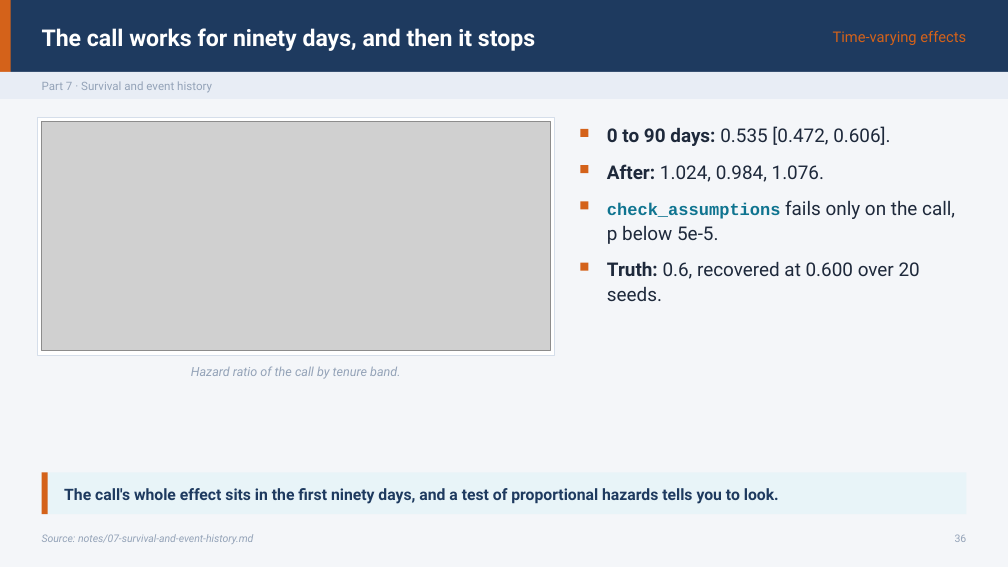
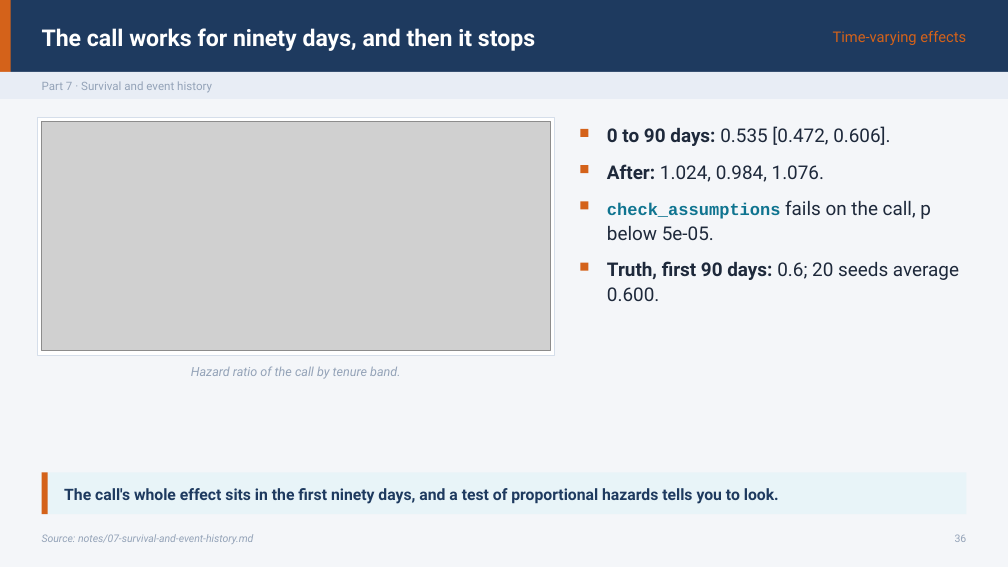
Before and after one commit to ramseywise/learn-ai-engineering, a slide deck: slide 36 of data-analytics/06-applied-analyses/slides/applied-analyses.pptx. Drawn at 1008x567 pixels with LibreOffice and Linux fonts; fonts in the diff are those of the drawing; grey boxes stand for pictures. Boxes give left, top, right and bottom in pixels: in the first picture for what was removed or moved away, otherwise in the second. Text is boxed around its words. In the diff, an @@ line names an element or a change of style, - is before the commit and + after.

```diff
--- a/data-analytics/06-applied-analyses/slides/applied-analyses.pptx
+++ b/data-analytics/06-applied-analyses/slides/applied-analyses.pptx
@@ text at <box>607,200,931,240</box>: text changed @@
-check_assumptions fails only on the call, p below 5e-5.
+check_assumptions fails on the call, p below 5e-05.
@@ text at <box>607,261,959,301</box>: text changed @@
-Truth: 0.6, recovered at 0.600 over 20 seeds.
+Truth, first 90 days: 0.6; 20 seeds average 0.600.
```
Also in this commit, not shown: 19 other slides changed, 49 other files.
